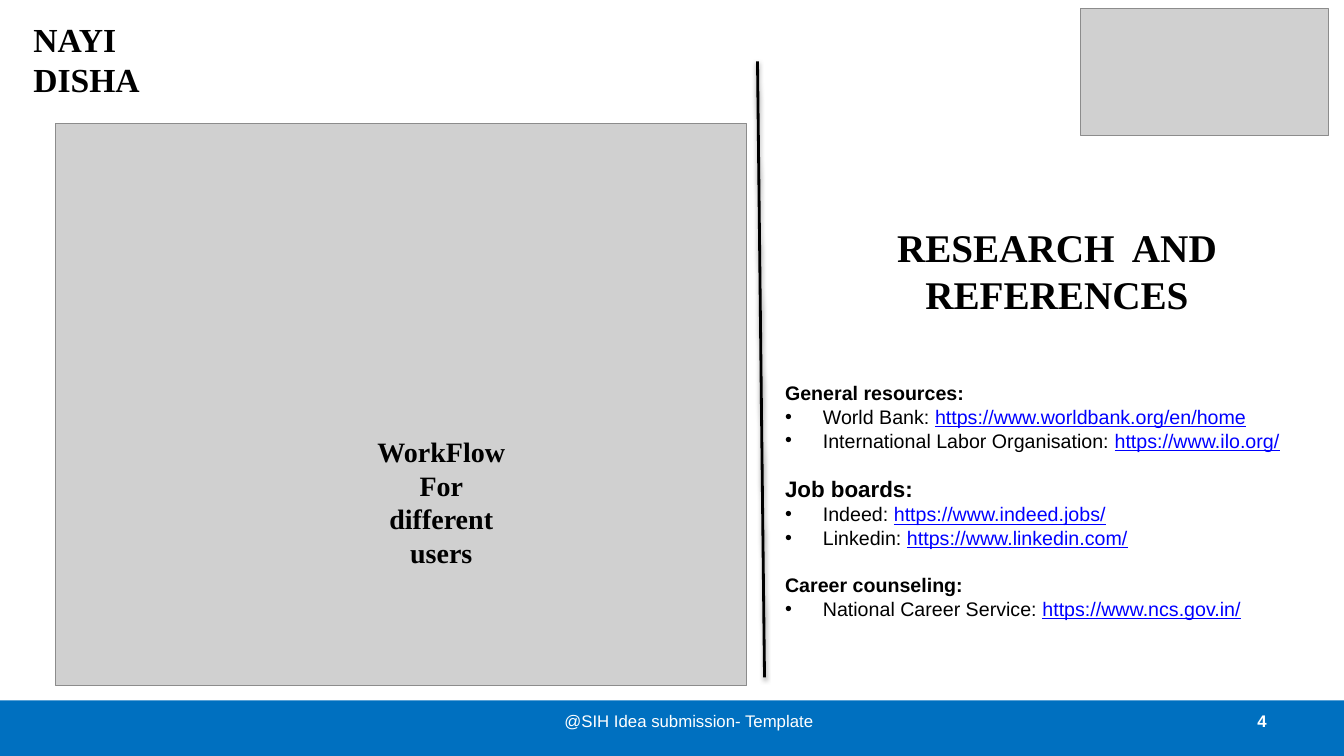
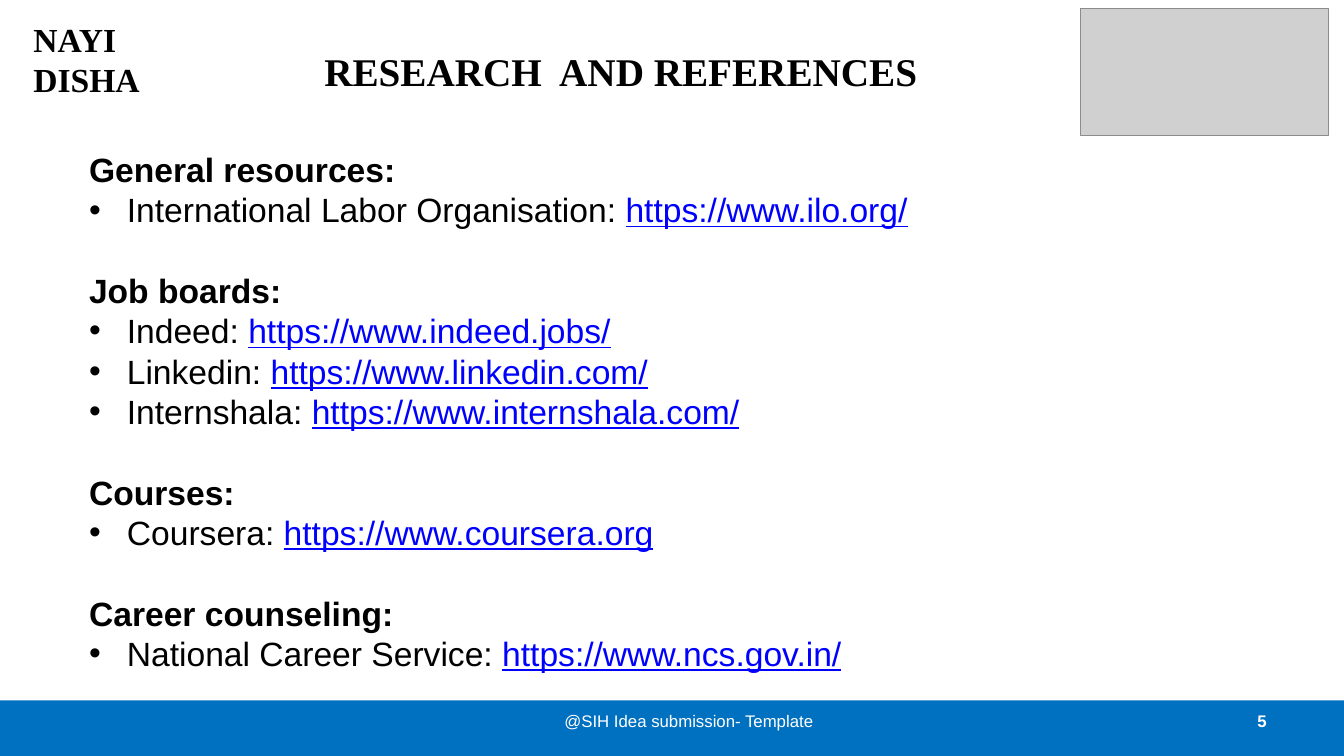
Before and after one commit to Bada-Don/SIH-24, a slide deck: slide 5 of Presentations/Nayi Disha_4.pptx (slide 4 before the commit). Drawn at 1344x756 pixels with LibreOffice and Linux fonts; fonts in the diff are those of the drawing; grey boxes stand for pictures. Boxes give left, top, right and bottom in pixels: in the first picture for what was removed or moved away, otherwise in the second. Text is boxed around its words. In the diff, an @@ line names an element or a change of style, - is before the commit and + after.

Commit message:
Courses section

```diff
--- a/Presentations/Nayi Disha_4.pptx
+++ b/Presentations/Nayi Disha_4.pptx
@@ title "RESEARCH AND REFERENCES" rewrapped from (897, 236, 1217, 310) to (324, 60, 917, 87) @@
@@ line removed from (757, 62) to (764, 678) @@
@@ picture removed at (55, 123, 747, 686) @@
@@ text "General resources:": place and size @@
-text "General resources:" at (785, 385, 1280, 620)
+text "General resources:" at (89, 157, 908, 673)
@@ text at (89, 157, 908, 673): size 14 to 24 pt in "General resources:", "International Labor Organisation: https://www.ilo.org/", "Indeed: https://www.indeed.jobs/", "Linkedin: https://www.linkedin.com/" and 2 more places; size 16 to 24 pt in "Job boards:" @@
@@ text at (89, 399, 739, 552): paragraphs added @@
+• Internshala: https://www.internshala.com/
+Courses:
+• Coursera: https://www.coursera.org
@@ text at (823, 409, 1246, 428): paragraph removed @@
-• World Bank: https://www.worldbank.org/en/home
@@ text removed at (377, 442, 505, 564) @@
-WorkFlow
-For
-different
-users
@@ page number at (1257, 715, 1266, 727): text changed @@
-4
+5
```
Also in this commit, not shown: 1 other slide changed, 2 slides added, 1 slide removed, 3 other files.
